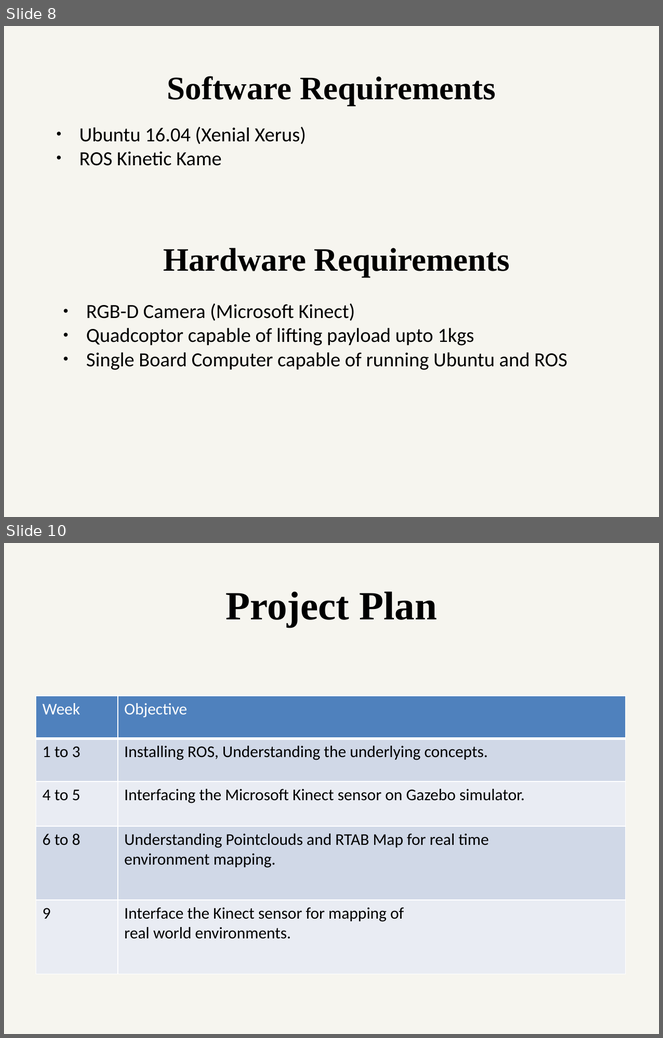
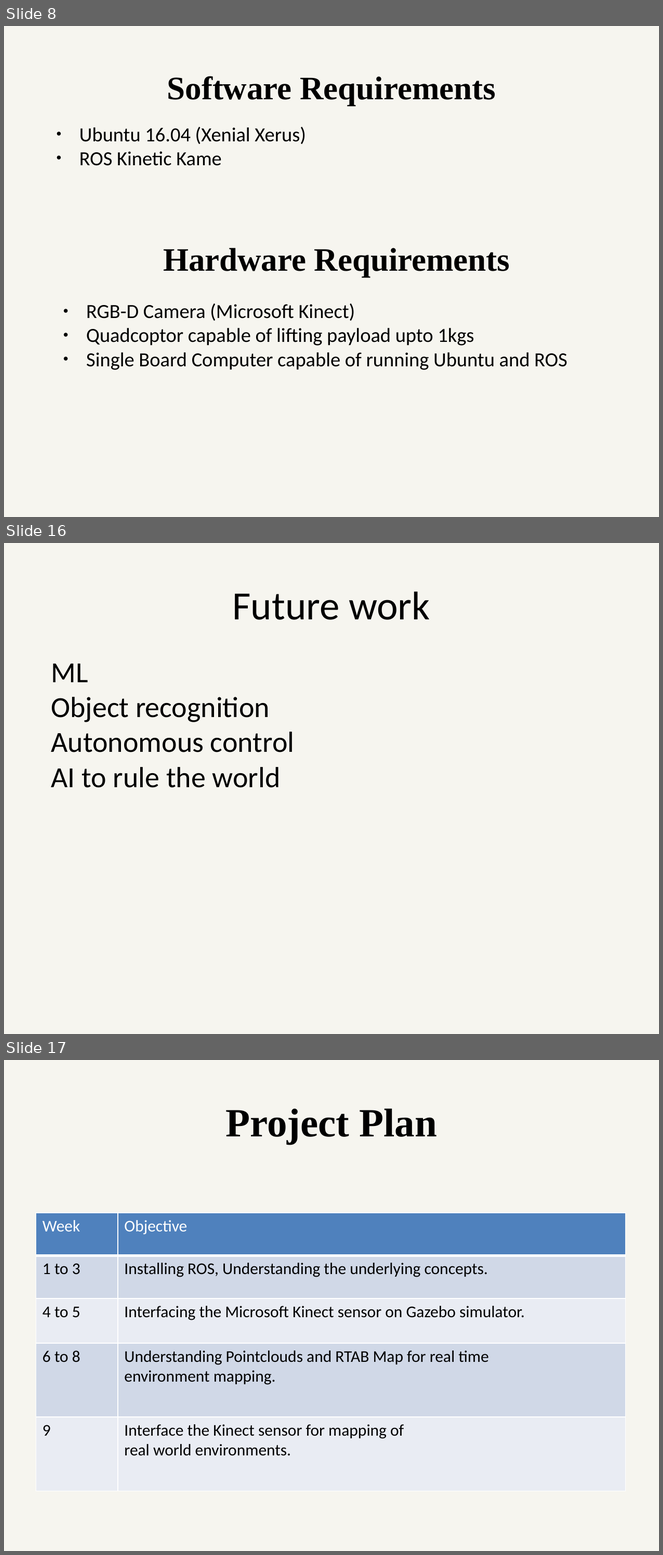
Before and after one commit to ETRX-Batch-2019/Robot-Development-using-ROS, a slide deck: Presentation/4-Aug/Robot-dev-using-ROS.pptx. Shown one above the other, each under a label of ours: slides 8 and 10 before the commit, slides 8, 16 and 17 after it; the slides between them are not shown. The pictures are 663x1038 and 663x1555 pixels, drawn with LibreOffice and Linux fonts; fonts in the diff are those of the drawing. Boxes give left, top, right and bottom in pixels: in the first picture for what was removed or moved away, otherwise in the second. Text is boxed around its words. In the diff, an @@ line names an element or a change of style, - is before the commit and + after.

```diff
--- a/Presentation/4-Aug/Robot-dev-using-ROS.pptx
+++ b/Presentation/4-Aug/Robot-dev-using-ROS.pptx
@@ slide 16 added at (x1=4, y1=543, x2=659, y2=1034), background #EEECE1 at 51% opacity @@
@@ text added at (x1=233, y1=591, x2=430, y2=620), 44 pt, text #000000 @@
+Future work
@@ text added at (x1=51, y1=664, x2=294, y2=788), 32 pt, text #000000 @@
+ML
+Object recognition
+Autonomous control
+AI to rule the world
@@ what was slide 10 is now slide 17 @@
```
Also in this commit, not shown: 1 slide changed, 6 other slides added.
